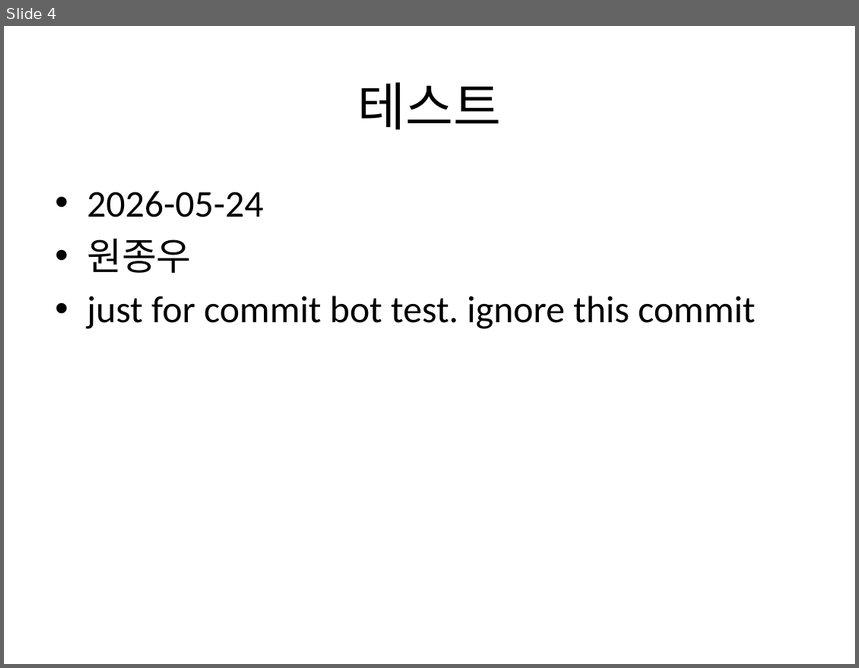
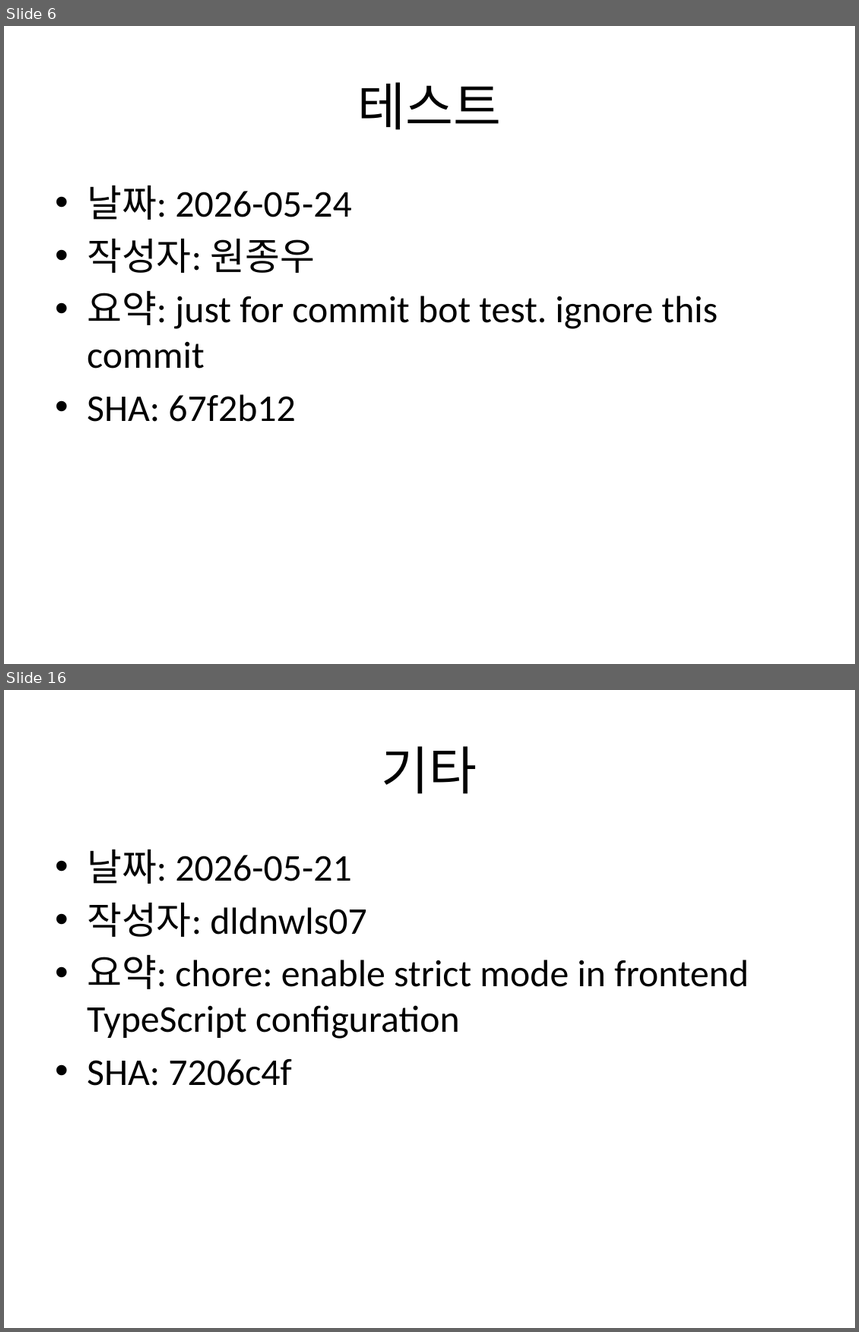
Before and after one commit to Jongwoo0101/worksight-commit-bot, a slide deck: data/commit_report.pptx. Shown one above the other, each under a label of ours: slide 4 before the commit, slides 6 and 16 after it; the slides between them are not shown. The pictures are 859x668 and 859x1332 pixels, drawn with LibreOffice and Linux fonts; fonts in the diff are those of the drawing. Boxes give left, top, right and bottom in pixels: in the first picture for what was removed or moved away, otherwise in the second. Text is boxed around its words. In the diff, an @@ line names an element or a change of style, - is before the commit and + after.

Commit message:
feat: target repo 신규 커밋 1건 반영 - test: just for commit bot test. ignore this commit 22 작성자: 원종우 코드: 5f60a31

```diff
--- a/data/commit_report.pptx
+++ b/data/commit_report.pptx
@@ slide 16 added at (4, 690, 855, 1328), background #FFFFFF @@
@@ title added at (382, 746, 477, 794), 44 pt, text #000000 @@
+기타
@@ text added at (87, 850, 749, 1086), 32 pt, text #000000 @@
+• 날짜: 2026-05-21
+• 작성자: dldnwls07
+• 요약: chore: enable strict mode in frontend TypeScript configuration
+• SHA: 7206c4f
@@ what was slide 4 is now slide 6 @@
@@ slide 6 changed as well @@
@@ text at (87, 186, 718, 422): text changed @@
-• 2026-05-24
-• 원종우
-• just for commit bot test. ignore this commit
+• 날짜: 2026-05-24
+• 작성자: 원종우
+• 요약: just for commit bot test. ignore this commit
+• SHA: 67f2b12
```
Also in this commit, not shown: 1 other slide changed, 175 other slides added, 4 other files.
